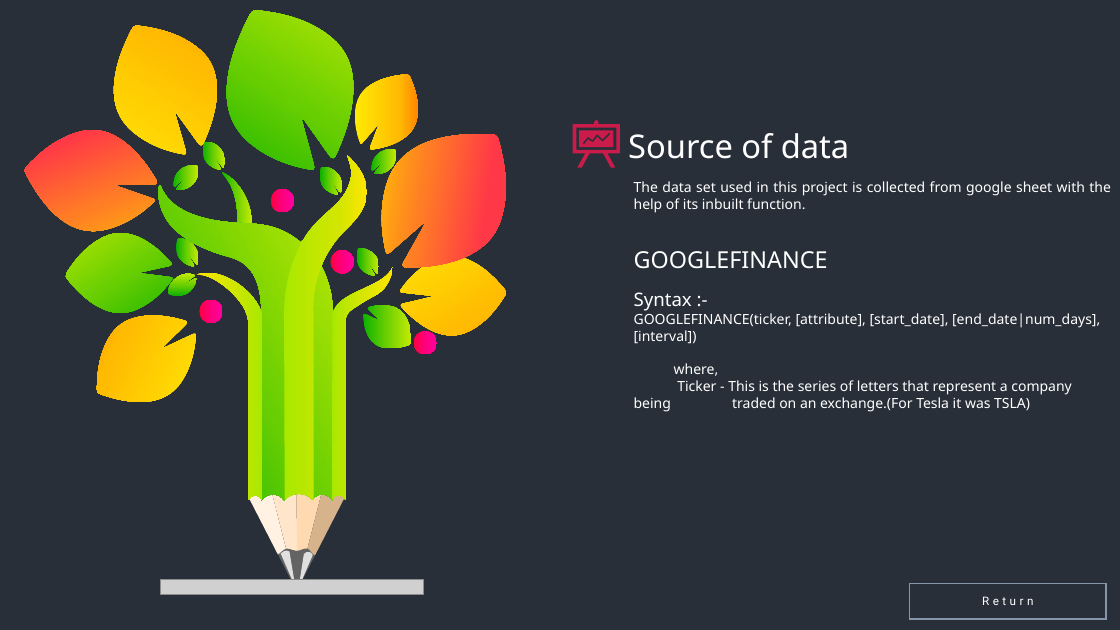
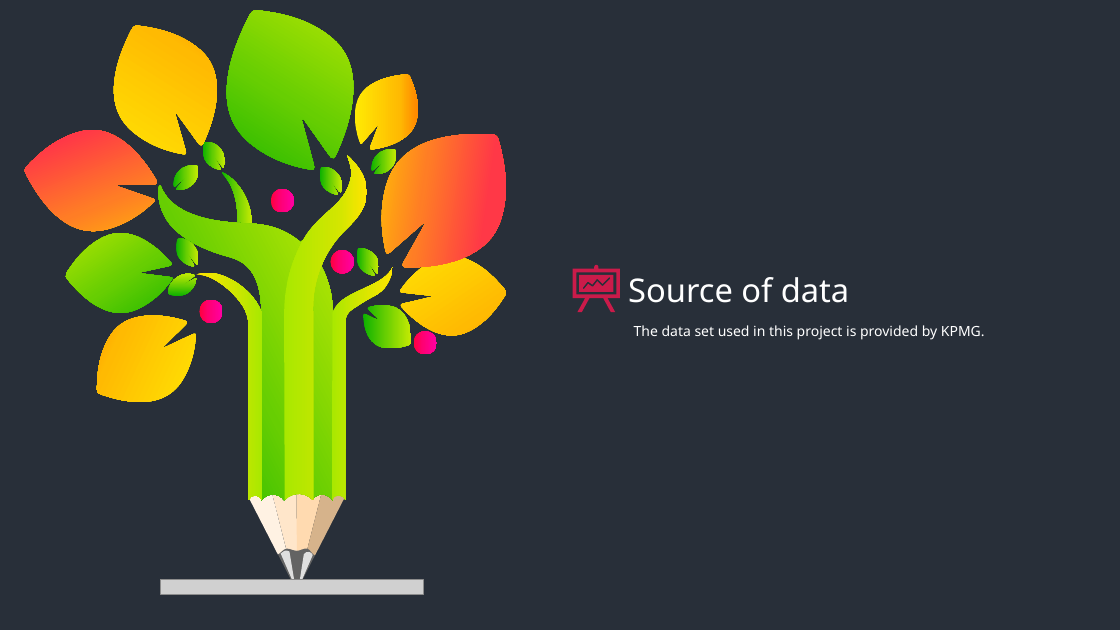
Before and after one commit to ayashkumarrao/KPMG-Virtual-Internship, a slide deck: slide 3 of PROJECT REPORT.pptx (slide 4 before the commit). Drawn at 1120x630 pixels with LibreOffice and Linux fonts; fonts in the diff are those of the drawing; grey boxes stand for pictures. Boxes give left, top, right and bottom in pixels: in the first picture for what was removed or moved away, otherwise in the second. Text is boxed around its words. In the diff, an @@ line names an element or a change of style, - is before the commit and + after.

Commit message:
KPMG Virtual Internship

```diff
--- a/PROJECT REPORT.pptx
+++ b/PROJECT REPORT.pptx
@@ freeform shape: place and size @@
-freeform shape at box(573, 120, 620, 167)
+freeform shape at box(573, 265, 620, 312)
@@ text "Source of data": place and size @@
-text "Source of data" at box(628, 133, 849, 159)
+text "Source of data" at box(628, 277, 849, 303)
@@ text at box(634, 325, 985, 340): text changed @@
-The data set used in this project is collected from google sheet with the help of its inbuilt function.
-GOOGLEFINANCE
-Syntax :-
-GOOGLEFINANCE(ticker, [attribute], [start_date], [end_date|num_days],
-[interval])
-where,
-Ticker - This is the series of letters that represent a company being traded on an exchange.(For Tesla it was TSLA)
+The data set used in this project is provided by KPMG.
@@ parallelogram removed at box(910, 584, 1107, 619) @@
-Return
```
Also in this commit, not shown: 4 other slides changed, 1 slide added, 2 slides removed.
